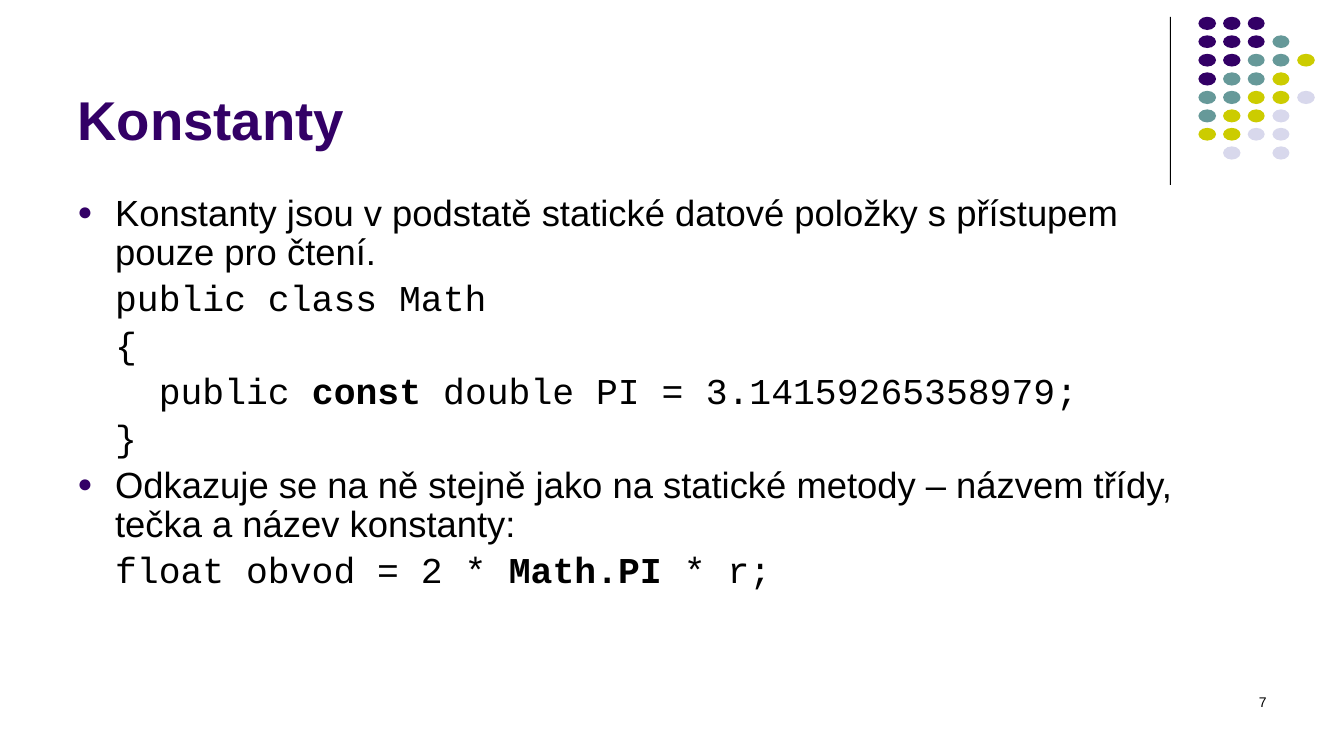
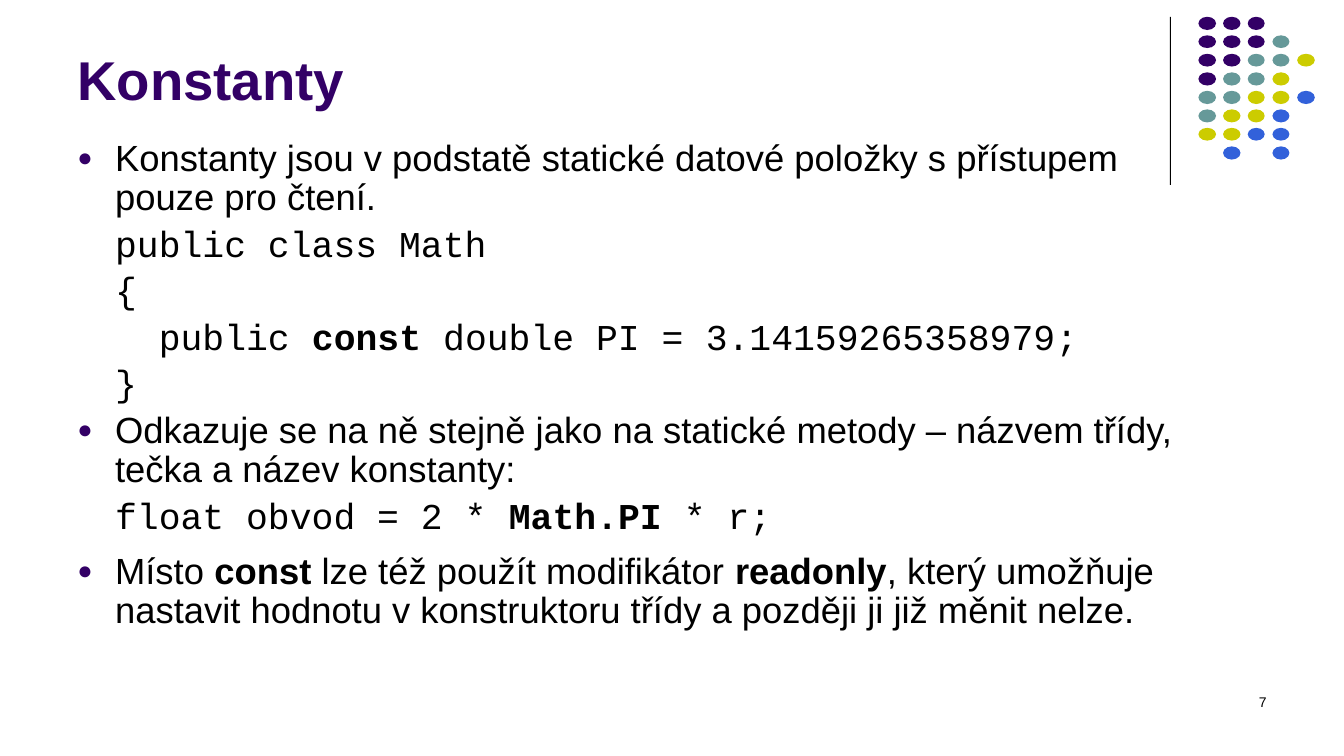
Before and after one commit to PetrVobornik/prednasky, a slide deck: slide 7 of Xamarin.Forms/01-OOP-a-NET/OOP-1-tridy.ppsx. Drawn at 1344x756 pixels with LibreOffice and Linux fonts; fonts in the diff are those of the drawing. Boxes give left, top, right and bottom in pixels: in the first picture for what was removed or moved away, otherwise in the second. Text is boxed around its words. In the diff, an @@ line names an element or a change of style, - is before the commit and + after.

```diff
--- a/Xamarin.Forms/01-OOP-a-NET/OOP-1-tridy.ppsx
+++ b/Xamarin.Forms/01-OOP-a-NET/OOP-1-tridy.ppsx
@@ title "Konstanty": place and size @@
-title "Konstanty" at [77,102,344,150]
+title "Konstanty" at [77,62,344,110]
@@ text "Konstanty jsou v podstatě statické ...": place and size @@
-text "Konstanty jsou v podstatě statické ..." at [115,199,1172,590]
+text "Konstanty jsou v podstatě statické ..." at [115,144,1172,631]
@@ fill #D8D8EC to #3261DA in 6 elements at [1298,91,1316,104], [1272,109,1290,122], [1248,128,1265,141], [1272,128,1290,141], [1223,146,1240,159], [1272,146,1290,159] @@
@@ text at [115,503,772,536]: more space between paragraphs @@
@@ text at [115,557,1154,631]: paragraph added @@
+● Místo const lze též použít modifikátor readonly, který umožňuje nastavit hodnotu v konstruktoru třídy a později ji již měnit nelze.
```
Also in this commit, not shown: 25 other slides changed, 1 slide added, 1 slide removed, 5 other files.
